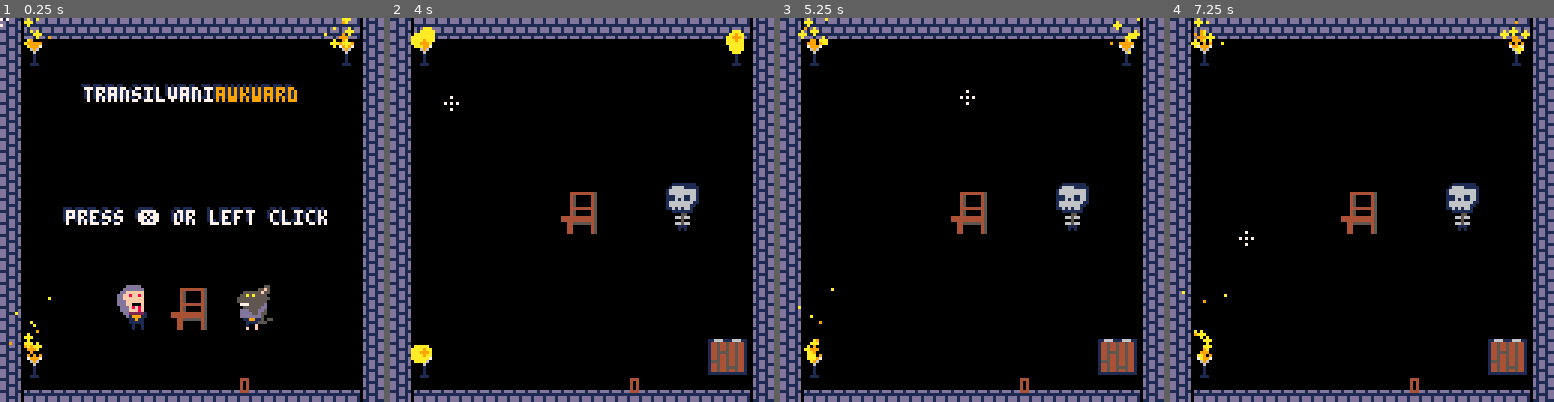
Above: before the commit, frames 1-4 (left to right).
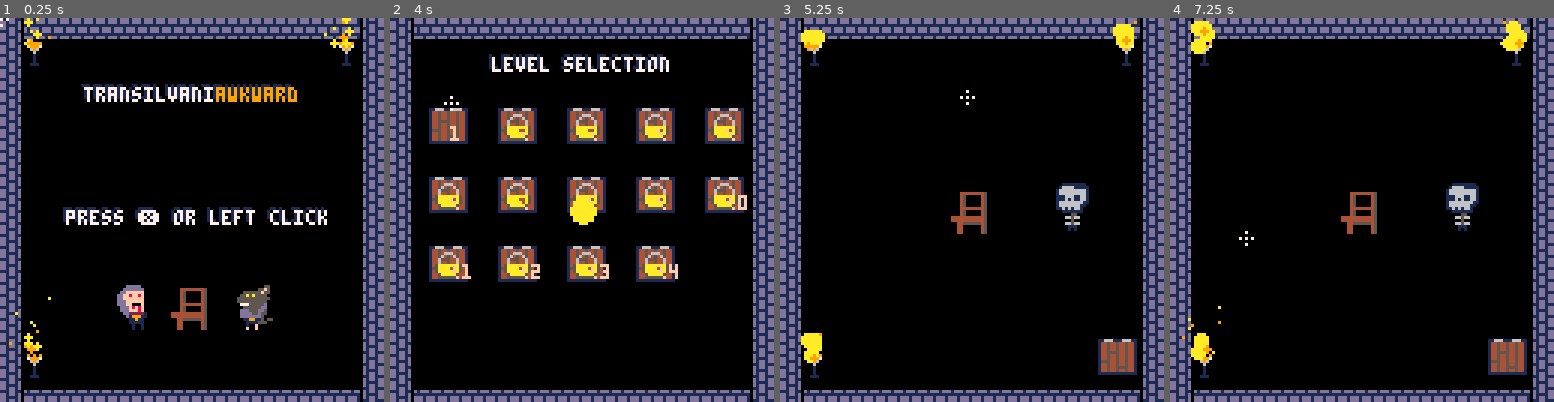
Above: after the commit, the same moments.

Repository: Mastoast/LDjam54
Game: PICO-8 cartridge ld54.p8
Two runs of this game, one before a commit and one after it. Both use one fixed random seed, a clock stepped at 60 frames per second and the inputs below.
Inputs (mouse positions are in pixels of both pictures, inside the frame that each line leads up to):
- Up to frame 1 (0.25 s): no input
- Up to frame 2 (4 s): tap X (X key) at 0.33, 1.07, 1.85, 2.97 s; click (670, 121) at 0.67 s; tap O (Z key) at 0.7, 1.7, 2.1, 2.5, 2.9, 3.3, 3.7 s; click (436, 267) at 1.22 s; click (497, 114) at 1.77 s; click (562, 259) at 2.32 s; click (624, 106) at 2.87 s; click (685, 256) at 3.42 s; click (451, 102) at 3.97 s
- Up to frame 3 (5.25 s): tap X (X key) at 4.08, 5.2 s; tap O (Z key) at 4.1, 4.5, 4.9 s; click (902, 248) at 4.52 s; click (964, 94) at 5.07 s
- Up to frame 4 (7.25 s): tap O (Z key) every 0.4 s from 5.3 to 6.9 s; click (1419, 244) at 5.62 s; click (1481, 90) at 6.17 s; tap X (X key) at 6.32 s; click (1246, 236) at 6.72 s

The runs differ from the first frame. In frame 1, less than 0.1% of the frame differs, in the area x 62-65%, y 93-98%; in frame 2, 18%, in the area x 5-93%, y 2-98%; in frame 3, 0.9%; in frame 4, 1.0%.

Commit message:
Transitions

Diff:
--- a/ld54.p8
+++ b/ld54.p8
@@ -10,7 +10,6 @@
     TODO
     Levels
 
-    bat transition
     SFX
     musics
 
@@ -86,12 +85,12 @@
 00000000000000000000000000000000000000000000000000000000000000000000000000000000000000000000000000000000000000000000000000000000
 00000000000000000000000000000000000000000000000000000000000000000000000000000000000000000000000000000000000000000000000000000000
 00000000000000000000000000000000000000000000000000000000090909000010000000000000000000000000000000000000000000000000000000000000
-00000000000000000000000000000000000000000000000000000000070707000151001000000010000000000000000000000000000000000000000000000000
-00000000000000000000000000000000000000000000000000000000006660000155101100000011000000000000000000000000000000000000000000000000
-00000000000000000000000000000000000000000000000000000000000600000011118100000181000000000000000000000000000000000000000000000000
-00000000000000000000000000000000000000000000000000000000000100000000011100111111000000000000000000000000000000000000000000000000
-00000000000000000000000000000000000000000000000000000000000100000000000101551001000000000000000000000000000000000000000000000000
-00000000000000000000000000000000000000000000000000000000000100000000000001510000000000000000000000000000000000000000000000000000
+00000000000000000000000000000000000000000000000000000000070707000151001000000010111100100000001000000000000000000000000000000000
+00000000000000000000000000000000000000000000000000000000006660000155101100000011011110110000001100000000000000000000000000000000
+00000000000000000000000000000000000000000000000000000000000600000011118100000181001111110000011100000000000000000000000000000000
+00000000000000000000000000000000000000000000000000000000000100000000011100111111000001110011111100000000000000000000000000000000
+00000000000000000000000000000000000000000000000000000000000100000000000101551001000000010111100100000000000000000000000000000000
+00000000000000000000000000000000000000000000000000000000000100000000000001510000000000001111000000000000000000000000000000000000
 00000000000000000000000000000000000000000000000000000000001110000000000000100000000000000000000000000000000000000000000000000000
 
 
--- a/main.lua
+++ b/main.lua
@@ -3,7 +3,7 @@
     poke(0x5f2d, 3)
     cursor_color = 7
     --
-    debug = true
+    debug = false
     gtime = 0
     gstate = 0
     ndeath = 0
@@ -11,9 +11,11 @@
     shake = 0
     cam = {x = 0, y = 0}
     printable = 0
+    transi_core = nil
+    on_transition_closed = nil
     transi = 0
     transi_min = 0
-    transi_max = 128
+    transi_max = 32
     --
     exir_door_pos = {x = 105, y = 105}
     levels = {level1_1, level1_2, level1_3, level1_4, level2_1, level2_2, level2_3, level2_4, level3_1, level3_2, level3_3, level3_4, level3_5, level3_6}
@@ -31,9 +33,9 @@
     for index = 1, #levels do
         levels[index].cleared = (dget(index) == 1 and true) or false
     end
-    -- init_level(levels[current_level])
+    -- queue_init(init_level)
     init_menu()
-    -- init_lvl_selection()
+    -- queue_init(init_lvl_selection)
     -- create(bat, 64, 64)
 end
 
@@ -76,9 +78,16 @@
         lvl.index_lvl = i + 1
         lvl.lvl = levels[i + 1]
     end
-end
-
-function init_level(level)
+    transi_cor = cocreate(open_transition)
+end
+
+function queue_init(followup)
+    on_transition_closed = followup
+    transi_cor = cocreate(close_transition)
+end
+
+function init_level()
+    local level = levels[current_level]
     gtime = 0
     gstate = 3
     objects = {}
@@ -88,8 +97,8 @@
     target_y = nil
     target_chair = nil
     --
-    menuitem(1, "restart level", function() init_level(levels[current_level]) end)
-    menuitem(2, "level selection", function() init_lvl_selection() end)
+    menuitem(1, "restart level", function() queue_init(init_level) end)
+    menuitem(2, "level selection", function() queue_init(init_lvl_selection) end)
     menuitem(3, "reset progress", function() reset_progression() end)
     --
     level:init()
@@ -97,19 +106,27 @@
     create(chandelier, 11, 9)
     create(chandelier, 11, 113)
     create(chandelier, 115, 9)
+    transi_cor = cocreate(open_transition)
 end
 
 function reset_progression()
     for index = 1, #levels do
         dset(index, 0)
         levels[index].cleared = false
-        init_menu()
+        queue_init(init_menu)
     end
 end
 
 function _update60()
     -- timers
     gtime += 1
+    --
+    if transi_cor and costatus(transi_cor) != 'dead' then
+        coresume(transi_cor)
+        return
+    else
+        transi_cor = nil
+    end
 
     if gstate == 1 then
         update_menu()
@@ -120,8 +137,27 @@
     end
 end
 
+function open_transition()
+    transi = transi_max
+    while transi > transi_min do
+        transi -= 1
+        yield()
+    end
+end
+
+function close_transition()
+    transi = transi_min
+    while transi < transi_max do
+        transi += 1
+        yield()
+    end
+    if on_transition_closed then
+        on_transition_closed()
+    end
+end
+
 function update_menu()
-    if btnp(❎) then init_lvl_selection() end
+    if btnp(❎) then queue_init(init_lvl_selection) end
     for o in all(objects) do
         if o.freeze > 0 then
             o.freeze -= 1
@@ -181,10 +217,10 @@
     if debug then
         if stat(36) > 0 then
             current_level = min(current_level + 1, #levels)
-            init_level(levels[current_level])
+            queue_init(init_level)
         elseif stat(36) < 0 then
             current_level = max(current_level - 1, 1)
-            init_level(levels[current_level])
+            queue_init(init_level)
         end
     end
 
@@ -358,6 +394,7 @@
     end
 
     draw_cursor()
+    draw_transition()
 
     if debug then
         print(printable, cam.x + 80, cam.y + 120, 4)
@@ -371,6 +408,17 @@
     end
 end
 
+function draw_transition()
+    if transi == transi_min then return end
+    local ratio = transi / transi_max
+    circfill(64, 64, (128 / transi_max) * flr(transi), 10)
+    local height = bat.hit_h * ratio * 5
+    local width = bat.hit_w * ratio * 5
+    sspr((bat.spr % 16) * 8, flr(bat.spr \ 16) * 8, bat.hit_w, bat.hit_h, 64 - width, 64, width, height)
+    sspr((bat.spr % 16) * 8, flr(bat.spr \ 16) * 8, bat.hit_w, bat.hit_h, 64 - 1, 64, width, height, true, false)
+
+end
+
 -- UTILS
 
 function get_distance(obj1, obj2)
--- a/objects.lua
+++ b/objects.lua
@@ -145,7 +145,7 @@
     circfill(self.x, self.y, 1, 9)
 end
 
-bat = new_type(120)
+bat = new_type(122)
 bat.sprs = {120, 121}
 bat.spr_anim = 1
 bat.anim_time = 7
@@ -175,7 +175,7 @@
         local previous_level = self.index_lvl - 1
         if previous_level <= 0 or levels[previous_level].cleared then
             current_level = self.index_lvl
-            init_level(self.lvl)
+            queue_init(init_level)
         else
             self.lock_shake = 5
         end
@@ -204,7 +204,7 @@
 exit_door.hit_h = 16
 function exit_door.update(self)
     if btnp(❎) and on_cursor(self) then
-        init_lvl_selection()
+        queue_init(init_lvl_selection)
     end
 end
 
Not shown, changed: the thumbnail (__label__) section of ld54.p8
